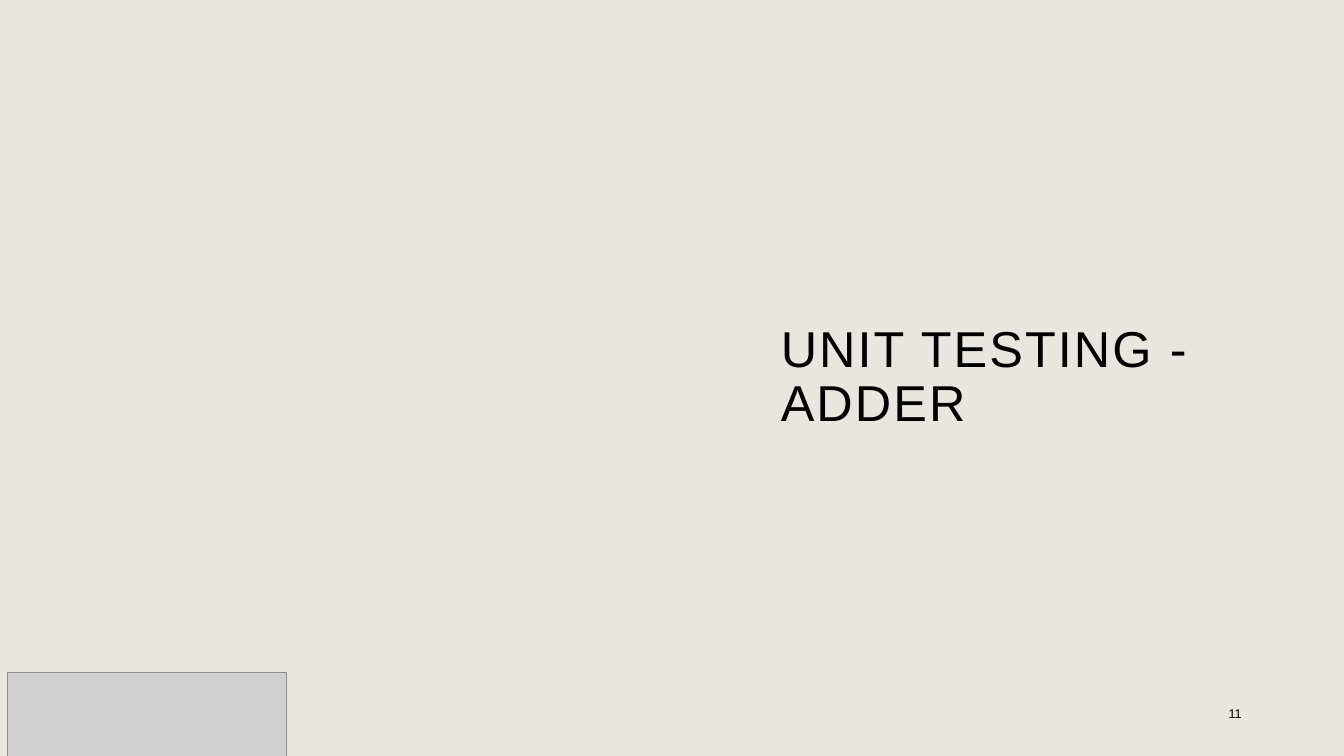
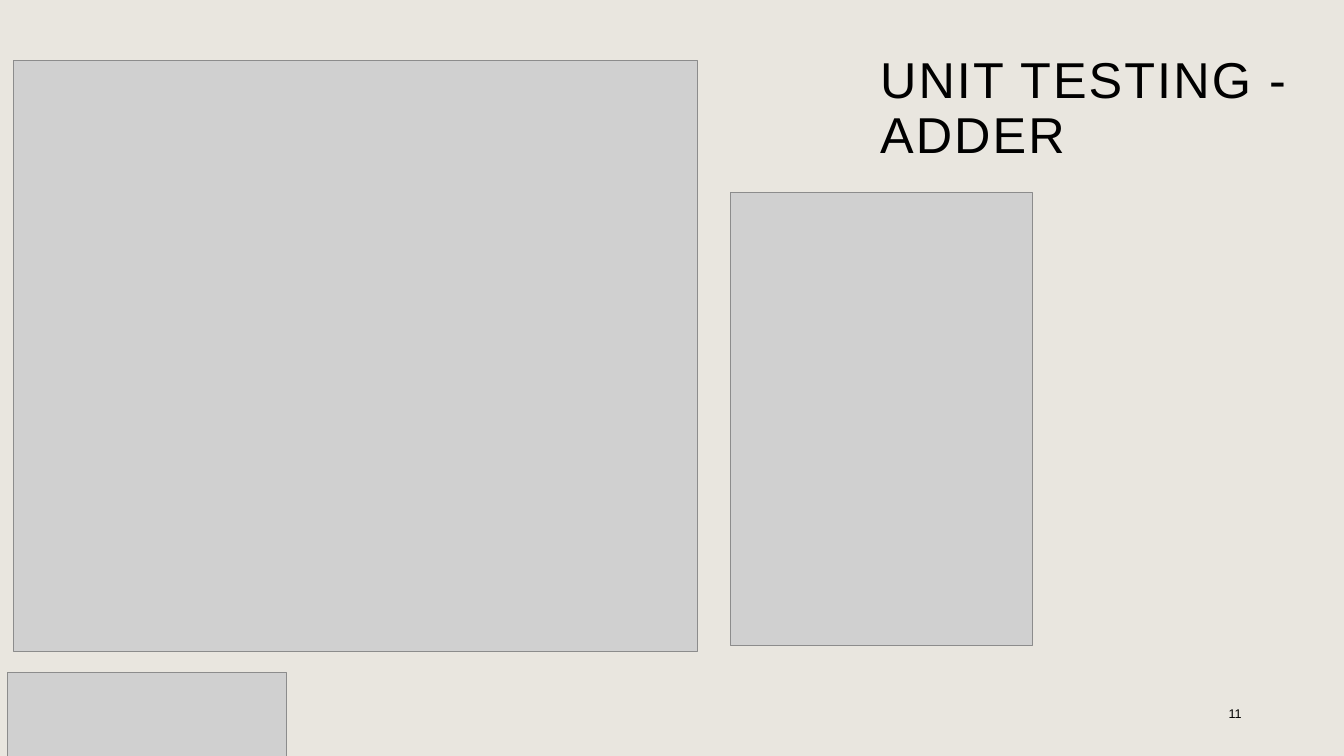
Before and after one commit to AmaanMujawar/EEE381_IIP-Hardware-Accelerator-for-RISCV-Processor, a slide deck: slide 11 of Documents/Public Engagement/PublicEngagementActivity.pptx. Drawn at 1344x756 pixels with LibreOffice and Linux fonts; fonts in the diff are those of the drawing; grey boxes stand for pictures; background and template pictures are left out. Boxes give left, top, right and bottom in pixels: in the first picture for what was removed or moved away, otherwise in the second. Text is boxed around its words. In the diff, an @@ line names an element or a change of style, - is before the commit and + after.

```diff
--- a/Documents/Public Engagement/PublicEngagementActivity.pptx
+++ b/Documents/Public Engagement/PublicEngagementActivity.pptx
@@ title "UNIT TESTING - ADDER": place and size @@
-title "UNIT TESTING - ADDER" at <box>781,331,1152,421</box>
+title "UNIT TESTING - ADDER" at <box>880,62,1251,153</box>
@@ picture added at <box>13,60,698,651</box> @@
@@ picture added at <box>730,193,1032,646</box> @@
```
Also in this commit, not shown: 3 other slides changed.
